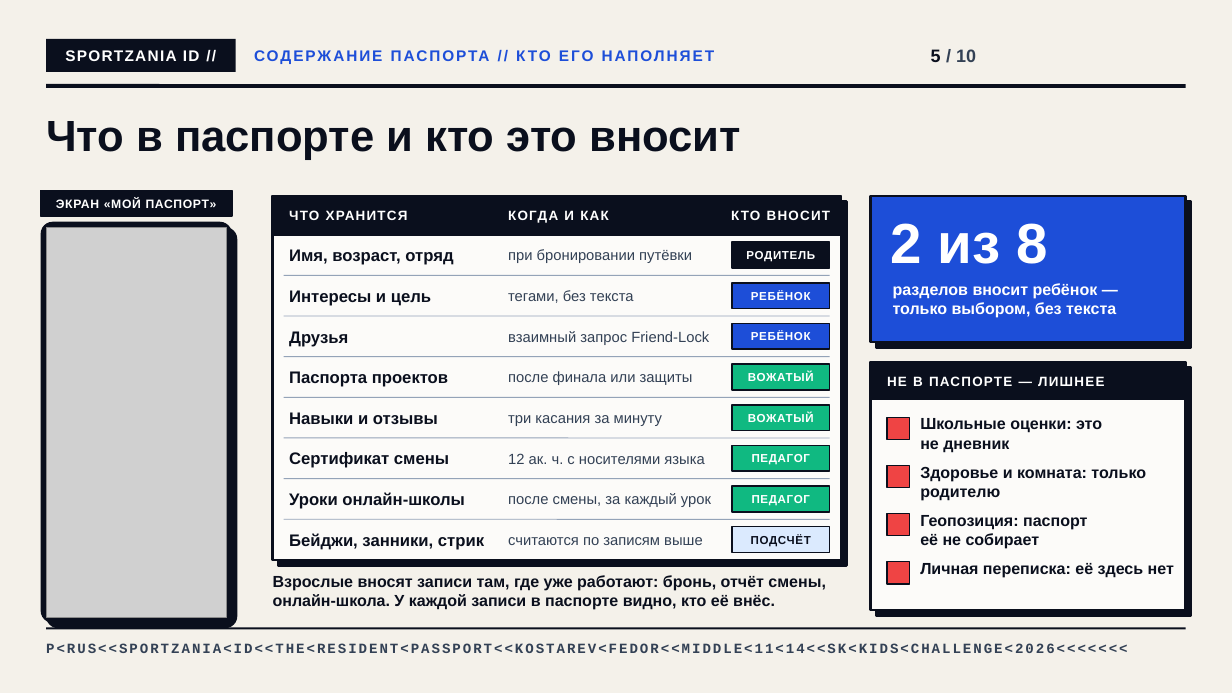
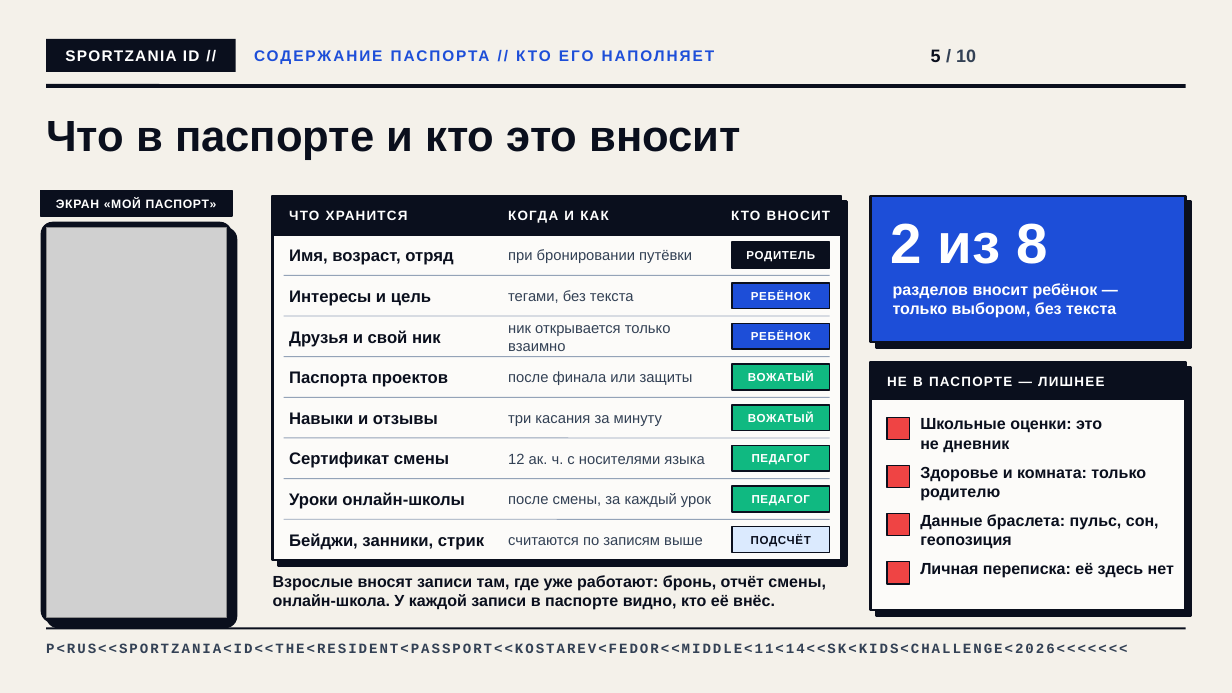
Before and after one commit to afkostareva-lab/Start, a slide deck: slide 5 of sportzania-id/SportZania_ID_Sk_Kids_Challenge_2026_v3.pptx. Drawn at 1232x693 pixels with LibreOffice and Linux fonts; fonts in the diff are those of the drawing; grey boxes stand for pictures; background and template pictures are left out. Boxes give left, top, right and bottom in pixels: in the first picture for what was removed or moved away, otherwise in the second. Text is boxed around its words. In the diff, an @@ line names an element or a change of style, - is before the commit and + after.

```diff
--- a/sportzania-id/SportZania_ID_Sk_Kids_Challenge_2026_v3.pptx
+++ b/sportzania-id/SportZania_ID_Sk_Kids_Challenge_2026_v3.pptx
@@ text at (508,325,671,351): text changed @@
-взаимный запрос Friend-Lock
+ник открывается только взаимно
@@ text at (289,330,441,347): text changed @@
-Друзья
+Друзья и свой ник
@@ text at (920,514,1159,549): text changed @@
-Геопозиция: паспорт её не собирает
+Данные браслета: пульс, сон, геопозиция
```
Also in this commit, not shown: 3 other slides changed, 8 other files.
